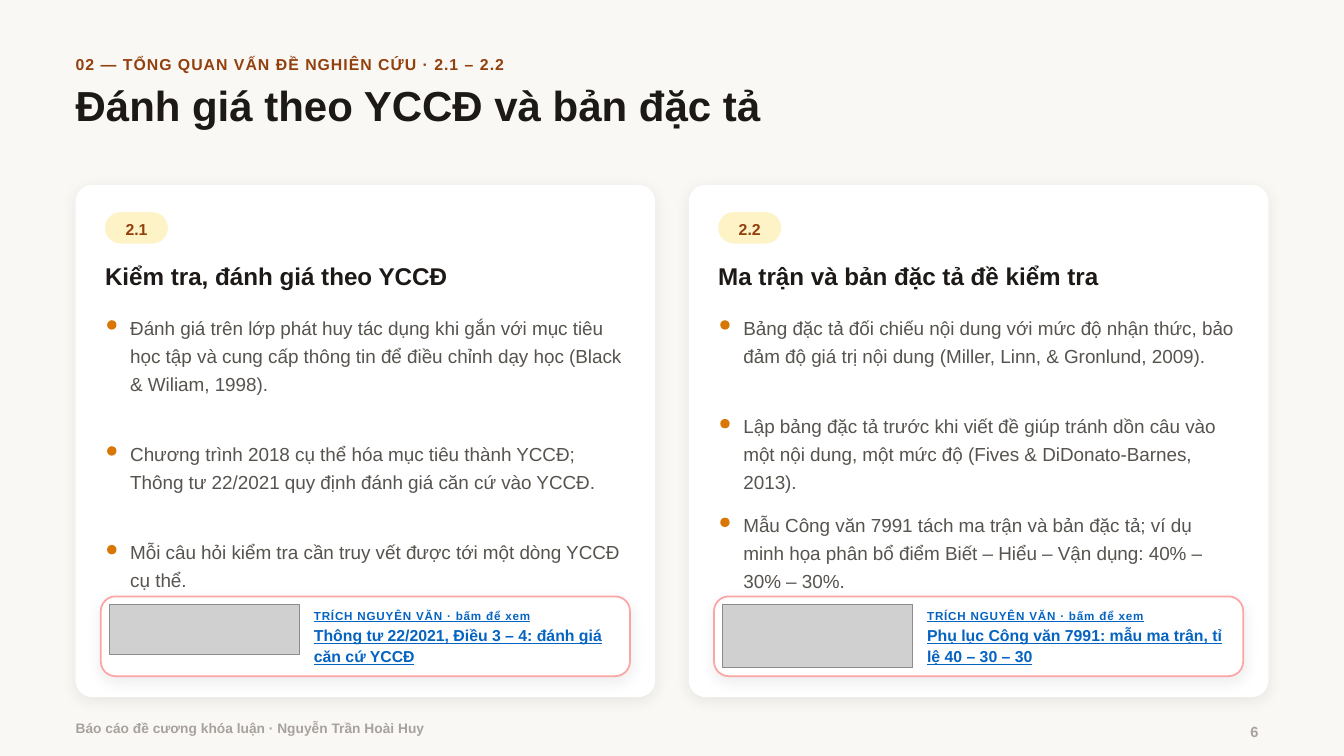
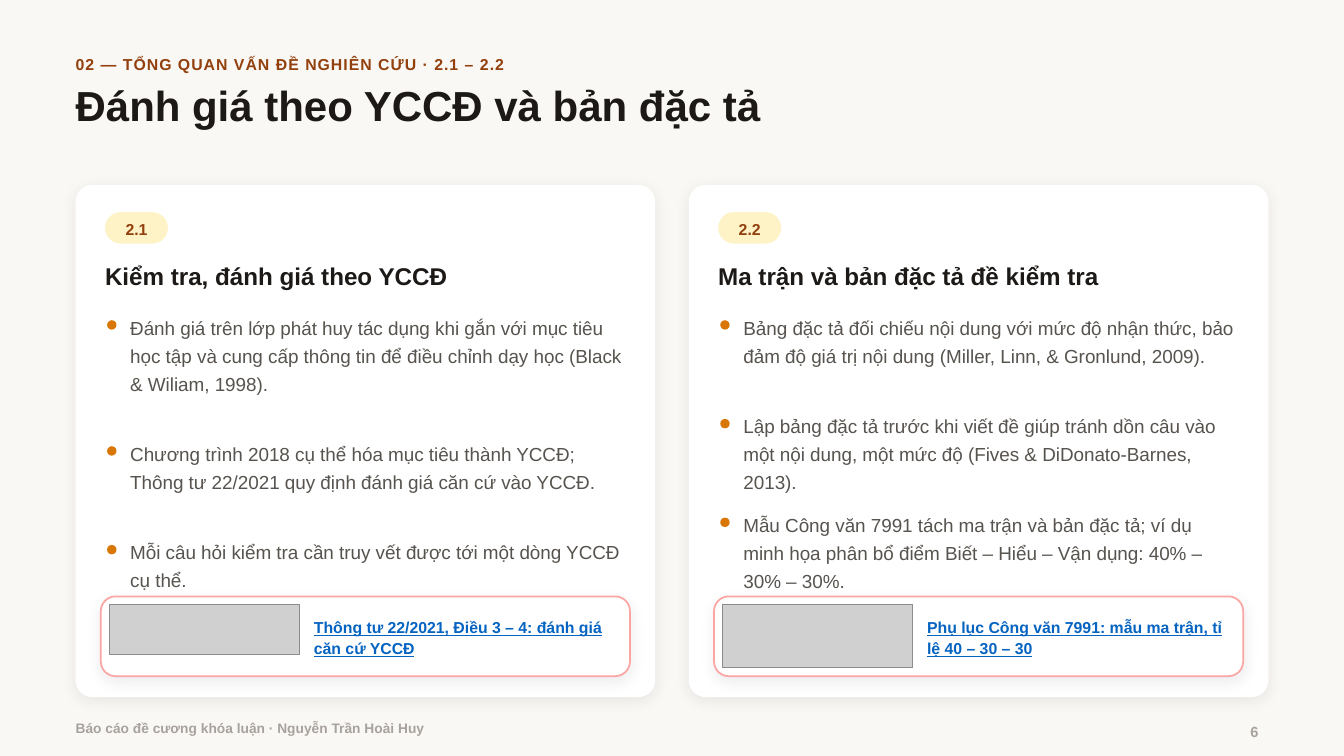
Before and after one commit to hoaihuy2609/kltn, a slide deck: slide 6 of tai-ve/Bao_cao_de_cuong.pptx. Drawn at 1344x756 pixels with LibreOffice and Linux fonts; fonts in the diff are those of the drawing; grey boxes stand for pictures; background and template pictures are left out. Boxes give left, top, right and bottom in pixels: in the first picture for what was removed or moved away, otherwise in the second. Text is boxed around its words. In the diff, an @@ line names an element or a change of style, - is before the commit and + after.

```diff
--- a/tai-ve/Bao_cao_de_cuong.pptx
+++ b/tai-ve/Bao_cao_de_cuong.pptx
@@ text at (314, 611, 530, 623): paragraph removed @@
-TRÍCH NGUYÊN VĂN · bấm để xem
@@ text at (927, 611, 1144, 623): paragraph removed @@
-TRÍCH NGUYÊN VĂN · bấm để xem
```
Also in this commit, not shown: 2 other slides changed, 5 other files.
